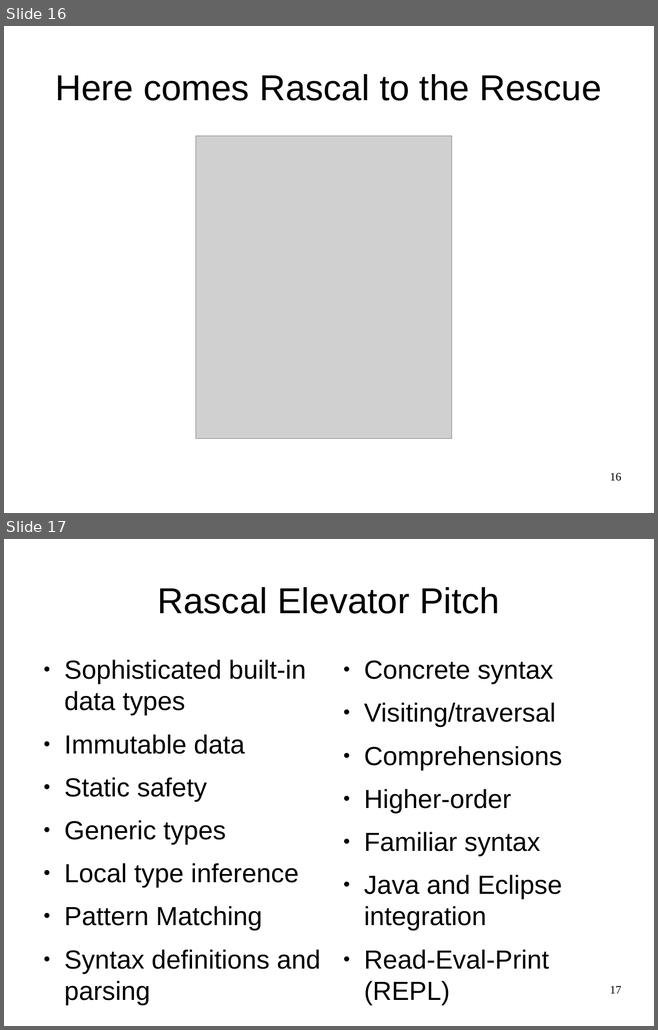
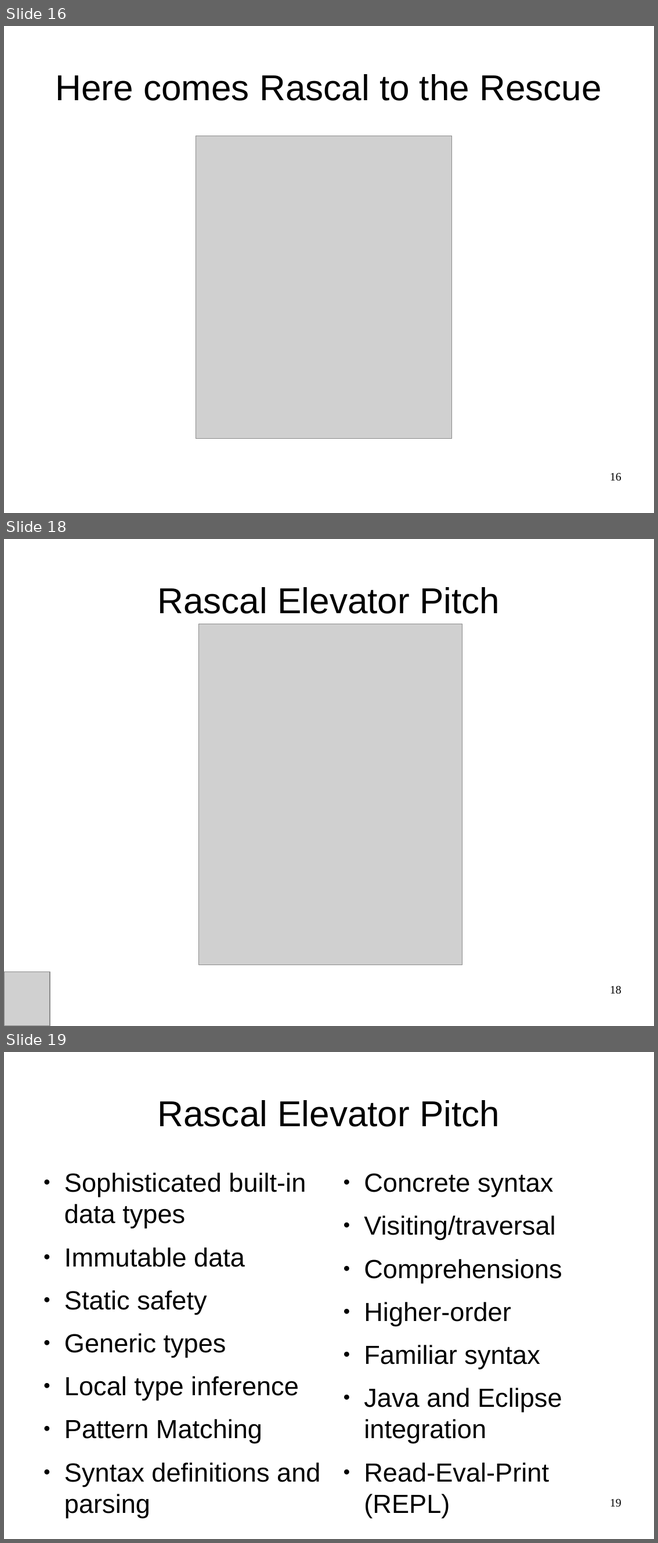
Before and after one commit to cwi-swat/meta-environment, a slide deck: meta-doc/analysis/rascal-slides/rascal-sc.odp. Shown one above the other, each under a label of ours: slides 16 and 17 before the commit, slides 16, 18 and 19 after it; the slides between them are not shown. The pictures are 658x1030 and 658x1543 pixels, drawn with LibreOffice and Linux fonts; fonts in the diff are those of the drawing; grey boxes stand for pictures; background and template pictures are left out. Boxes give left, top, right and bottom in pixels: in the first picture for what was removed or moved away, otherwise in the second. Text is boxed around its words. In the diff, an @@ line names an element or a change of style, - is before the commit and + after.

```diff
--- a/meta-doc/analysis/rascal-slides/rascal-sc.odp
+++ b/meta-doc/analysis/rascal-slides/rascal-sc.odp
@@ slide 18 added at bbox=[4, 539, 654, 1026], background #FFFFFF @@
@@ title added at bbox=[158, 587, 499, 614], 44 pt, text #000000 @@
+Rascal Elevator Pitch
@@ picture added at bbox=[198, 624, 462, 965] @@
@@ picture added at bbox=[4, 972, 50, 1026] @@
@@ page number added at bbox=[610, 986, 621, 994], 14 pt, text #000000 @@
+18
@@ what was slide 17 is now slide 19 @@
@@ page number at bbox=[610, 1499, 621, 1507]: text changed @@
-17
+19
```
Also in this commit, not shown: 17 slides changed, 3 other slides added.
